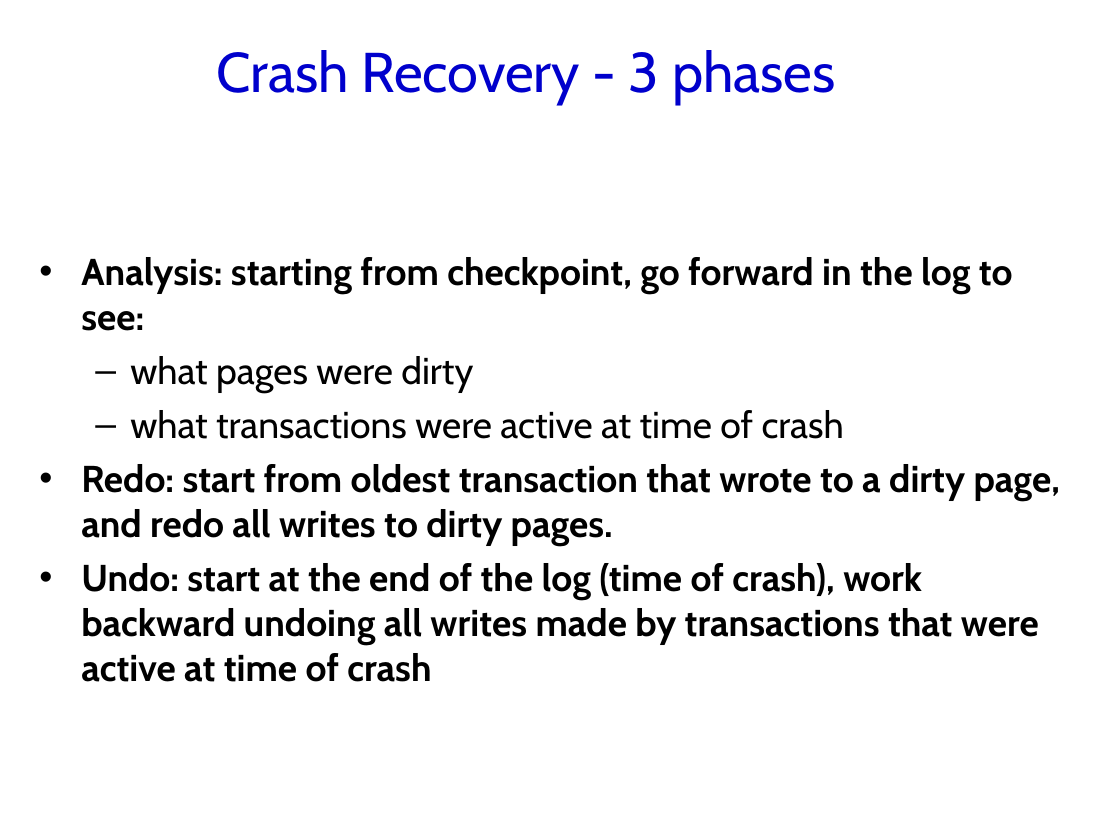
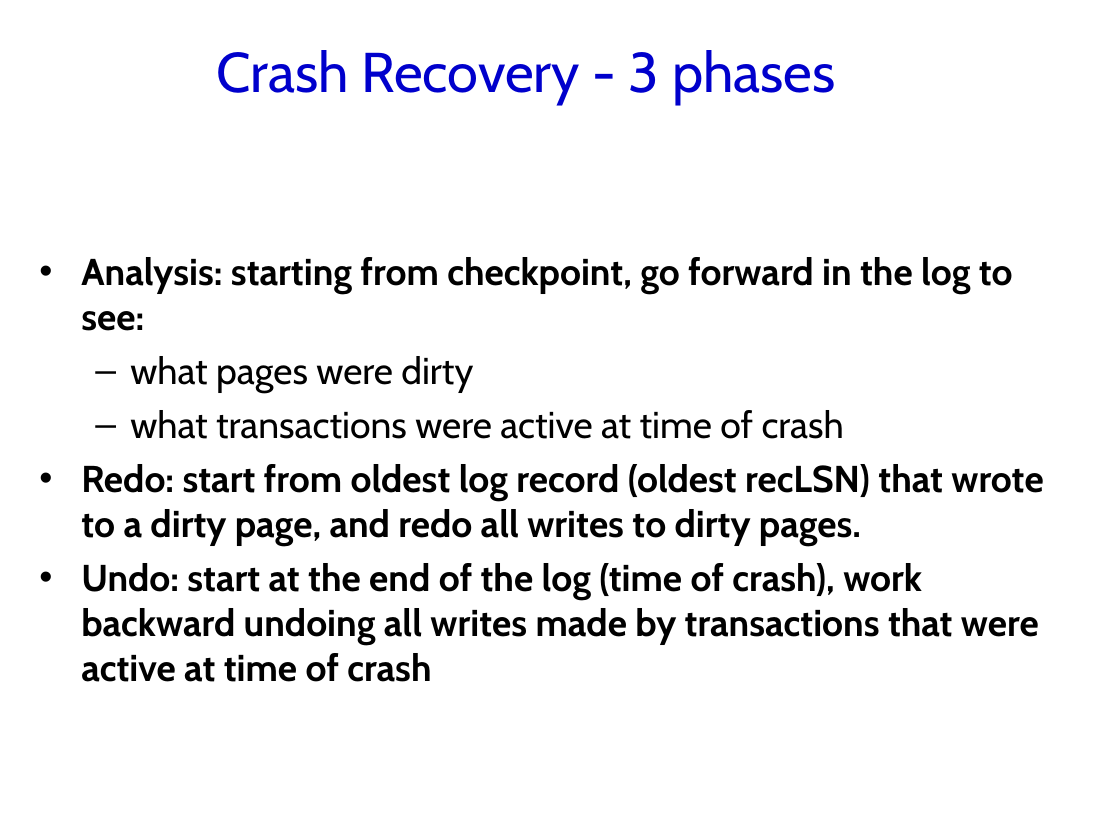
Before and after one commit to jhellerstein/cs186-09, a slide deck: slide 38 of lecs/21-final_review.ppt. Drawn at 1120x840 pixels with LibreOffice and Linux fonts; fonts in the diff are those of the drawing; background and template pictures are left out. Boxes give left, top, right and bottom in pixels: in the first picture for what was removed or moved away, otherwise in the second. Text is boxed around its words. In the diff, an @@ line names an element or a change of style, - is before the commit and + after.

```diff
--- a/lecs/21-final_review.ppt
+++ b/lecs/21-final_review.ppt
@@ text at <box>81,464,1043,546</box>: text changed @@
-• Redo: start from oldest transaction that wrote to a dirty page, and redo all writes to dirty pages.
+• Redo: start from oldest log record (oldest recLSN) that wrote to a dirty page, and redo all writes to dirty pages.
```
Also in this commit, not shown: 3 other slides changed.
